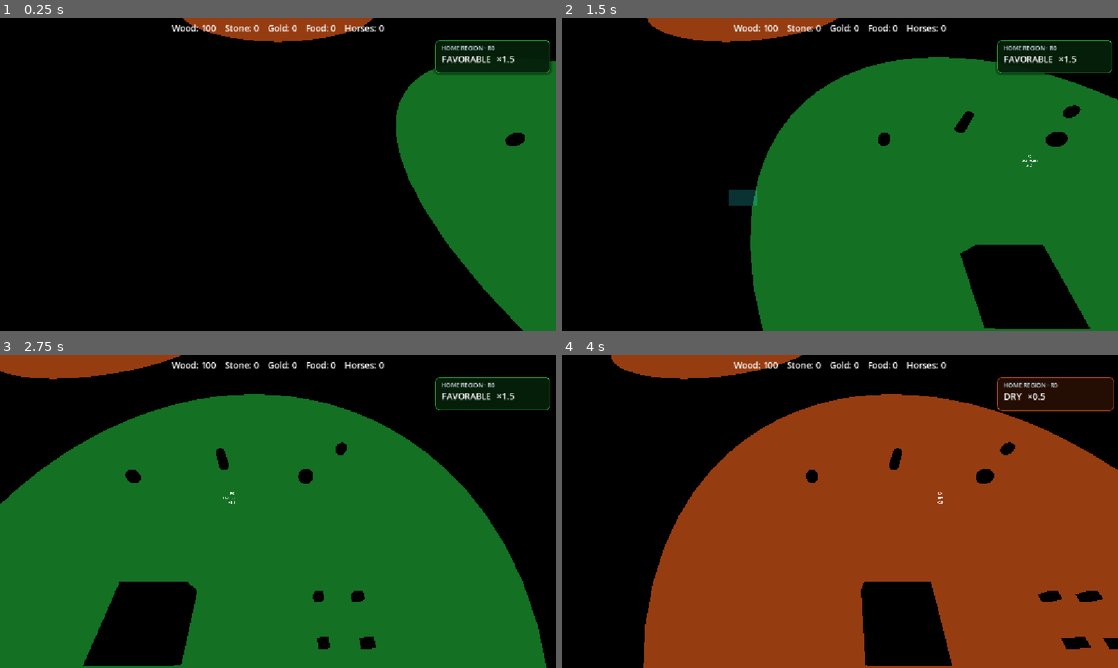
Above: before the commit, frames 1-4 (two rows, left to right).
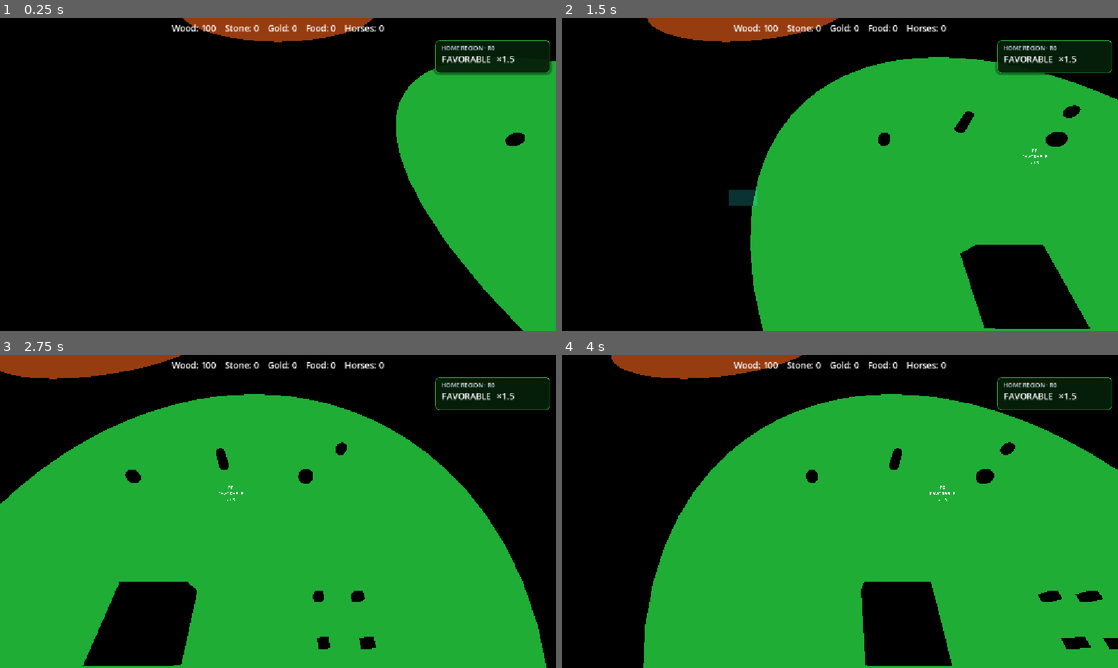
Above: after the commit, the same moments.

Repository: Ferrum-t/RTS-Game
Game: Godot game, scene res://Scenes/World/World.tscn
Two runs of this game, one before a commit and one after it. Both use one fixed random seed, a clock stepped at 60 frames per second and the inputs below.
Inputs (mouse positions are in pixels of both pictures, inside the frame that each line leads up to):
- Up to frame 1 (0.25 s): no input
- Up to frame 2 (1.5 s): tap Enter at 0.5 s; move the mouse to (962, 158) at 0.52 s; hold D (move_right) 0.53-1.25 s; tap C at 0.6 s; click (962, 158) at 0.67 s; drag from (728, 190) to (812, 237) at 1.27 s
- Up to frame 3 (2.75 s): move the mouse to (333, 442) at 2.02 s; hold D (move_right) from 2.03 s (still down); tap P at 2.1 s
- Up to frame 4 (4 s): release D (move_right) at 2.75 s; drag from (812, 574) to (673, 464) at 2.77 s; move the mouse to (1006, 558) at 3.52 s; hold Left (move_left) from 3.53 s (still down); tap U at 3.6 s

The runs differ from the first frame. In frame 1, 18% of the frame differs, in the area x 71-100%, y 13-100%; in frame 2, 47%; in frame 3, 65%, in the area x 0-99%, y 12-100%; in frame 4, 61%.

Commit message:
Implement Climate Visual v0.1 duration and R0 emphasis

Diff:
--- a/Scripts/Systems/EnvironmentZoneService.gd
+++ b/Scripts/Systems/EnvironmentZoneService.gd
@@ -36,8 +36,8 @@
 ## Minimum gap so circles neither overlap nor touch.
 const REGION_GAP := 2.0
 
-## Full season cycle length (seconds). Export for F5 tuning only.
-@export var season_duration_sec: float = 180.0
+## Full season cycle length (seconds). Climate Visual v0.1: 360s.
+@export var season_duration_sec: float = 360.0
 
 ## Debug ground discs (static). Color follows current state.
 @export var debug_draw: bool = true
@@ -271,12 +271,16 @@
 	for r in regions:
 		var region: ClimateRegion = r
 		var st: int = get_region_state(region)
+		var is_home := region.id == "R0"
 
 		var mi := MeshInstance3D.new()
 		mi.name = "RegionDisc_%s" % region.id
 		mi.mesh = _make_ground_disc_mesh(region.radius, 48)
 		var mat := StandardMaterial3D.new()
-		mat.albedo_color = _COLOR.get(st, Color(1, 1, 1, 0.5))
+		var base_color: Color = _COLOR.get(st, Color(1, 1, 1, 0.5))
+		if is_home:
+			base_color.a = 0.85
+		mat.albedo_color = base_color
 		mat.transparency = BaseMaterial3D.TRANSPARENCY_ALPHA
 		mat.shading_mode = BaseMaterial3D.SHADING_MODE_UNSHADED
 		mat.cull_mode = BaseMaterial3D.CULL_DISABLED
@@ -290,10 +294,12 @@
 		var lbl := Label3D.new()
 		lbl.name = "RegionLabel_%s" % region.id
 		lbl.text = "%s\n%s\nx%.1f" % [region.id, _state_name(st), float(_MULT.get(st, 1.0))]
-		lbl.font_size = 48
-		lbl.modulate = Color(1, 1, 1, 0.9)
+		lbl.font_size = 64 if is_home else 48
+		lbl.modulate = Color(1, 1, 1, 1.0 if is_home else 0.9)
+		lbl.outline_size = 12 if is_home else 4
+		lbl.outline_modulate = Color(0, 0, 0, 0.9)
 		lbl.billboard = BaseMaterial3D.BILLBOARD_ENABLED
-		lbl.position = Vector3(region.center.x, 2.5, region.center.z)
+		lbl.position = Vector3(region.center.x, 3.0 if is_home else 2.5, region.center.z)
 		_visual_root.add_child(lbl)
 		region.label = lbl
 
@@ -304,15 +310,21 @@
 	for r in regions:
 		var region: ClimateRegion = r
 		var st: int = get_region_state(region)
+		var is_home := region.id == "R0"
 		if region.mesh_instance != null and is_instance_valid(region.mesh_instance):
 			var mat: StandardMaterial3D = region.mesh_instance.material_override as StandardMaterial3D
 			if mat != null:
-				mat.albedo_color = _COLOR.get(st, Color(1, 1, 1, 0.5))
+				var base_color: Color = _COLOR.get(st, Color(1, 1, 1, 0.5))
+				base_color.a = 0.85 if is_home else base_color.a
+				mat.albedo_color = base_color
 			# Position stays fixed — no motion.
 			region.mesh_instance.position = Vector3(region.center.x, 0.05, region.center.z)
 		if region.label != null and is_instance_valid(region.label):
 			region.label.text = "%s\n%s\nx%.1f" % [region.id, _state_name(st), float(_MULT.get(st, 1.0))]
-			region.label.position = Vector3(region.center.x, 2.5, region.center.z)
+			region.label.font_size = 64 if is_home else 48
+			region.label.modulate = Color(1, 1, 1, 1.0 if is_home else 0.9)
+			region.label.outline_size = 12 if is_home else 4
+			region.label.position = Vector3(region.center.x, 3.0 if is_home else 2.5, region.center.z)
 
 
 func _make_ground_disc_mesh(radius: float, segments: int) -> ArrayMesh:
